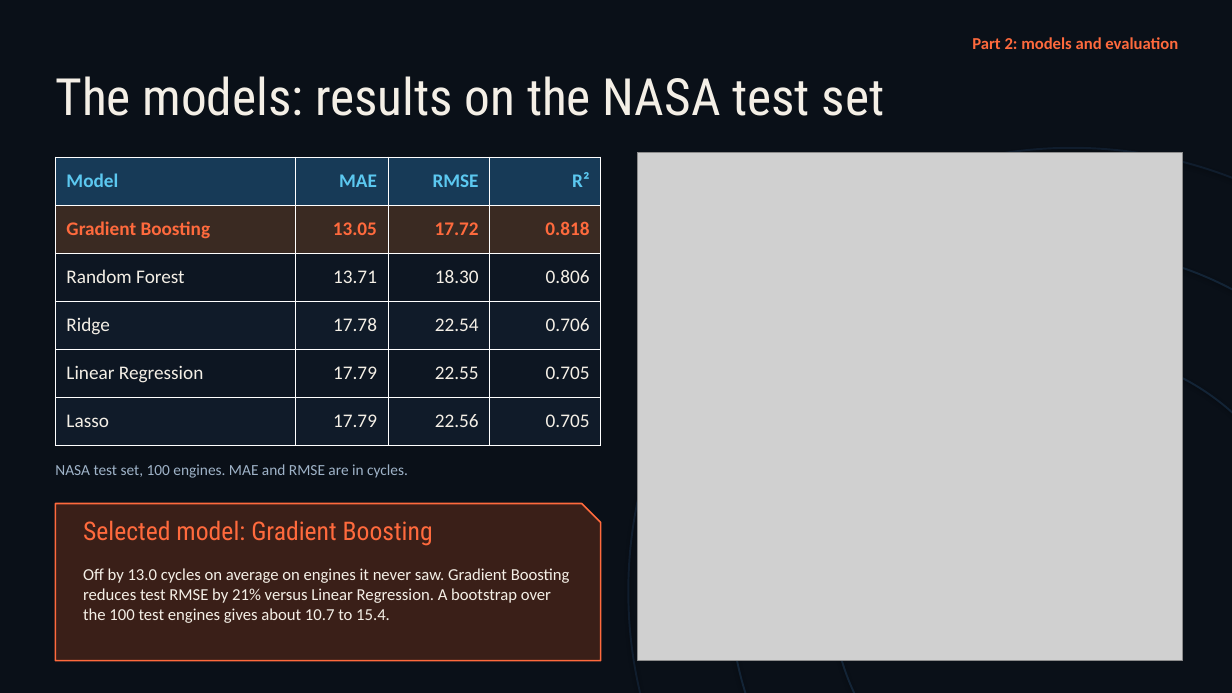
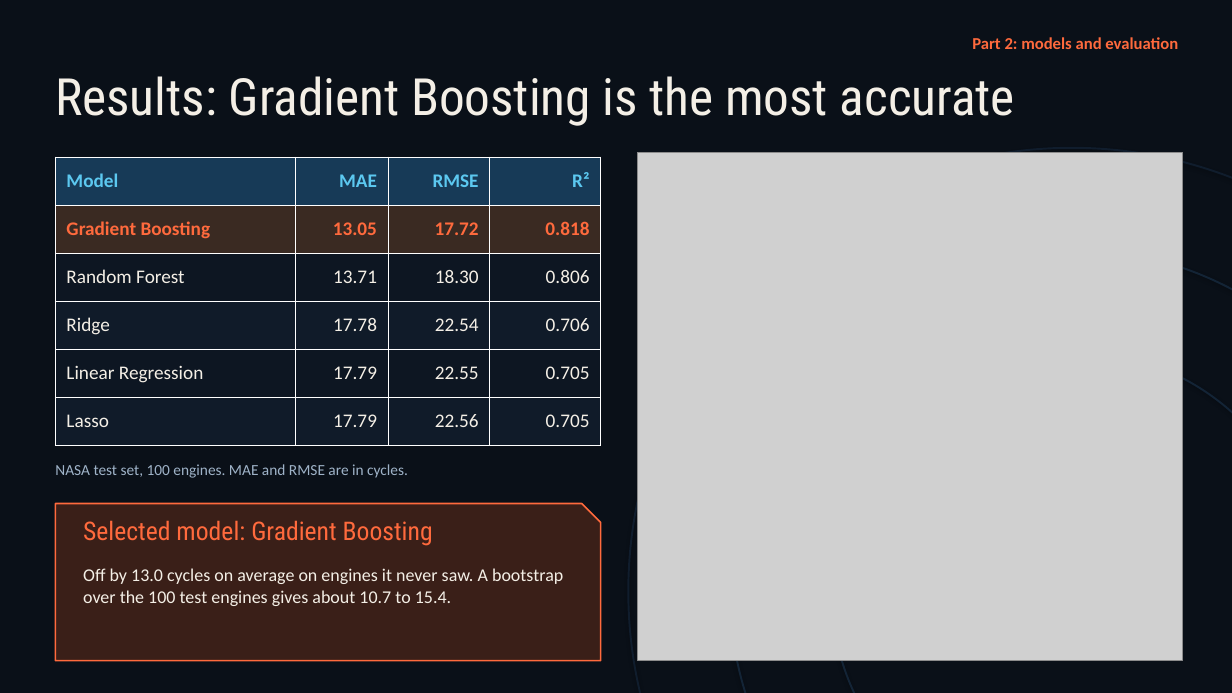
Before and after one commit to Shog7777/engine-rul-project, a slide deck: slide 7 of Presentation/Engine-RUL-Presentation.pptx (slide 18 before the commit). Drawn at 1232x693 pixels with LibreOffice and Linux fonts; fonts in the diff are those of the drawing; grey boxes stand for pictures. Boxes give left, top, right and bottom in pixels: in the first picture for what was removed or moved away, otherwise in the second. Text is boxed around its words. In the diff, an @@ line names an element or a change of style, - is before the commit and + after.

```diff
--- a/Presentation/Engine-RUL-Presentation.pptx
+++ b/Presentation/Engine-RUL-Presentation.pptx
@@ text at [55, 76, 1015, 126]: text changed @@
-The models: results on the NASA test set
+Results: Gradient Boosting is the most accurate
@@ text at [83, 568, 563, 606]: text changed; size 13 to 14 pt @@
-Off by 13.0 cycles on average on engines it never saw. Gradient Boosting reduces test RMSE by 21% versus Linear Regression. A bootstrap over the 100 test engines gives about 10.7 to 15.4.
+Off by 13.0 cycles on average on engines it never saw. A bootstrap over the 100 test engines gives about 10.7 to 15.4.
```
Also in this commit, not shown: 5 other slides changed, 2 slides added, 19 slides removed, 1 other file.
